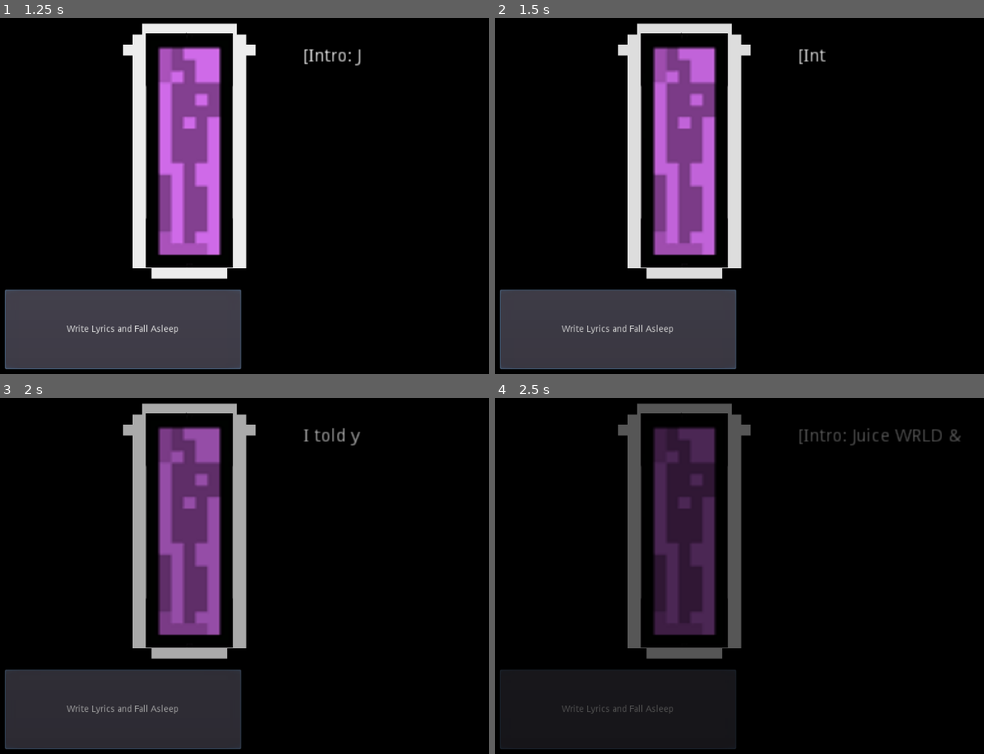
Above: before the commit, frames 1-4 (two rows, left to right).
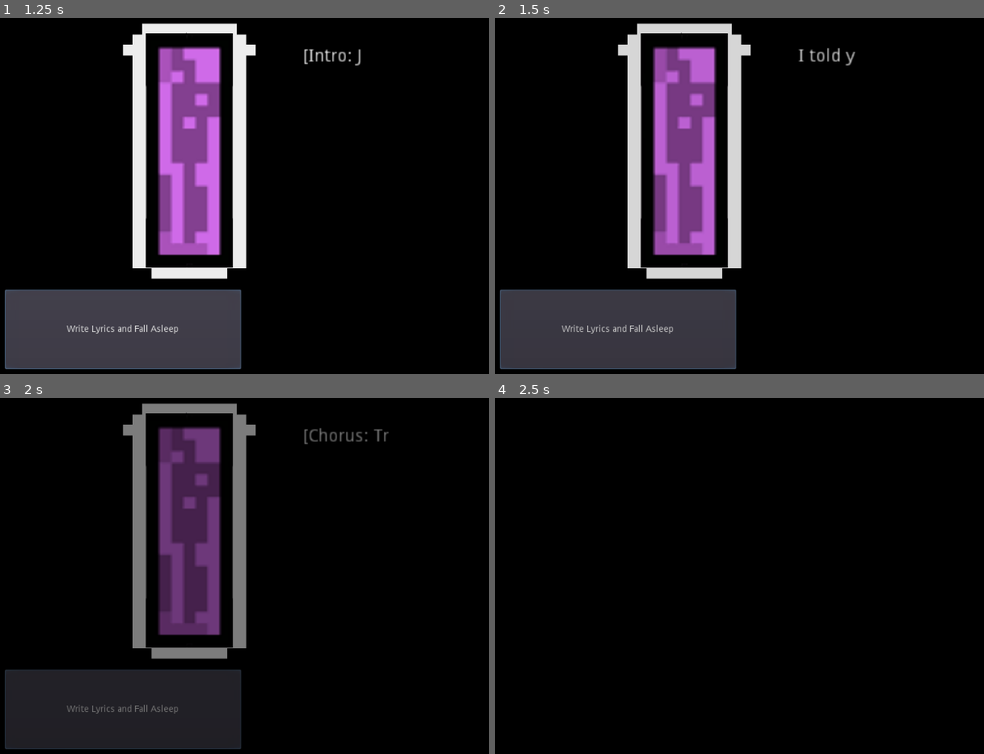
Above: after the commit, the same moments.

Repository: jcoombes/lil_xxx_wrld
Game: Godot game, scene res://Daytime.tscn
Same seed, same stepped clock (60 frames per second), same inputs: the game is played once before the commit and once after it. The project has no main scene, so this scene is started directly.
Inputs:
- Up to frame 1 (1.25 s): click "Write Lyrics and Fall Asleep" at 0.5 s
- Up to frame 2 (1.5 s): tap Enter (ui_accept) at 1.25, 1.35 s; hold D (face_right) from 1.28 s (still down)
- Up to frame 3 (2 s): keep holding D (face_right); tap Enter (ui_accept) at 1.52, 1.82 s
- Up to frame 4 (2.5 s): release D (face_right) at 2.03 s; hold S (face_down) from 2.03 s (still down); tap Space (sword_attack) at 2.1 s; tap Enter (ui_accept) at 2.27, 2.3 s

Frame 1 is identical in both runs. In frame 2, 0.2% of the frame differs, in the area x 62-74%, y 8-14%; in frame 3, 12%; in frame 4, 23%, in the area x 0-96%, y 1-99%.

Commit message:
Make the thing do the thing. The thing. You know the thing? Yeah. That.

Diff:
--- a/AudioNimbus.gd
+++ b/AudioNimbus.gd
@@ -1,5 +1,6 @@
 extends Control
 
+signal scene_end
 
 # Declare member variables here. Examples:
 # var a = 2
@@ -30,3 +31,8 @@
 # Called every frame. 'delta' is the elapsed time since the previous frame.
 #func _process(delta):
 #	pass
+
+
+func _process(_delta: float) -> void:
+	if Input.is_action_just_pressed("ui_accept"):
+		emit_signal("scene_end")
--- a/Daytime.tscn
+++ b/Daytime.tscn
@@ -15,6 +15,12 @@
 [ext_resource path="res://Amethyst 5.gd" type="Script" id=13]
 [ext_resource path="res://Daytime.gd" type="Script" id=14]
 
+[sub_resource type="InputEventAction" id=1]
+action = "ui_accept"
+
+[sub_resource type="ShortCut" id=2]
+shortcut = SubResource( 1 )
+
 [node name="Control" type="Control"]
 anchor_left = -0.000869989
 anchor_top = -0.00148483
@@ -45,6 +51,7 @@
 margin_top = 450.116
 margin_right = 500.42
 margin_bottom = 576.116
+shortcut = SubResource( 2 )
 text = "Write Lyrics and Fall Asleep"
 __meta__ = {
 "_edit_use_anchors_": false
@@ -197,11 +204,11 @@
 "_edit_use_anchors_": false
 }
 [connection signal="button_up" from="Fall Asleep" to="Lyrics" method="_on_Fall_Asleep_button_up"]
-[connection signal="value_changed" from="TextureProgress/VSlider" to="Amethyst 4" method="_on_VSlider_value_changed"]
-[connection signal="value_changed" from="TextureProgress/VSlider" to="Amethyst 3" method="_on_VSlider_value_changed"]
+[connection signal="value_changed" from="TextureProgress/VSlider" to="Amethyst 5" method="_on_VSlider_value_changed"]
+[connection signal="value_changed" from="TextureProgress/VSlider" to="Amethyst 6" method="_on_VSlider_value_changed"]
 [connection signal="value_changed" from="TextureProgress/VSlider" to="Amethyst 1" method="_on_VSlider_value_changed"]
 [connection signal="value_changed" from="TextureProgress/VSlider" to="Amethyst 2" method="_on_VSlider_value_changed"]
-[connection signal="value_changed" from="TextureProgress/VSlider" to="Amethyst 6" method="_on_VSlider_value_changed"]
-[connection signal="value_changed" from="TextureProgress/VSlider" to="Amethyst 5" method="_on_VSlider_value_changed"]
+[connection signal="value_changed" from="TextureProgress/VSlider" to="Amethyst 3" method="_on_VSlider_value_changed"]
+[connection signal="value_changed" from="TextureProgress/VSlider" to="Amethyst 4" method="_on_VSlider_value_changed"]
 [connection signal="value_changed" from="TextureProgress/VSlider" to="TextureProgress" method="_on_VSlider_value_changed"]
 [connection signal="faded_out" from="Lyrics" to="." method="_on_Lyrics_faded_out"]
--- a/GameManager.gd
+++ b/GameManager.gd
@@ -55,7 +55,7 @@
 
 		Scenes.NIGHTMARE:
 			current_scene_node = Nightmare.instance()
-			current_scene_node.setup(4)
+			current_scene_node.setup(gems_today)
 			self.add_child(current_scene_node)
 
 			var error: int = current_scene_node.connect("defeat", self, "_on_Nightmare_defeat")
@@ -72,14 +72,18 @@
 			print("Setup audionimbus, " + str(days_elapsed))
 			self.add_child(current_scene_node)
 
+			var error: int = current_scene_node.connect("scene_end", self, "_on_AudioNimbus_scene_end")
+			if error != OK:
+				print("Error: ", error)
+
 
 func _on_Main_Menu_game_start():
 	transition_to(Scenes.DAYTIME)
 
 
 func _on_Daytime_fell_asleep(gems_from_daytime):
-	self.gems_today = gems_from_daytime
-	self.gems_total += gems_from_daytime
+	gems_today = gems_from_daytime
+	gems_total += gems_from_daytime
 	transition_to(Scenes.NIGHTMARE)
 
 
@@ -89,3 +93,7 @@
 
 func _on_Nightmare_victory():
 	transition_to(Scenes.AUDIONIMBUS)
+
+
+func _on_AudioNimbus_scene_end():
+	transition_to(Scenes.DAYTIME)
--- a/project.godot
+++ b/project.godot
@@ -132,11 +132,13 @@
 
 [layer_names]
 
-2d_physics/layer_1="Physics"
+2d_physics/layer_1="Environment"
 2d_physics/layer_2="Player Attack"
 2d_physics/layer_3="Player Hitbox"
 2d_physics/layer_4="Enemy Attack"
 2d_physics/layer_5="Enemy Hitbox"
+2d_physics/layer_6="Player Movebox"
+2d_physics/layer_7="Enemy Movebox"
 
 [physics]
 
Not shown: 1 places in Daytime.tscn that only renumber resources
